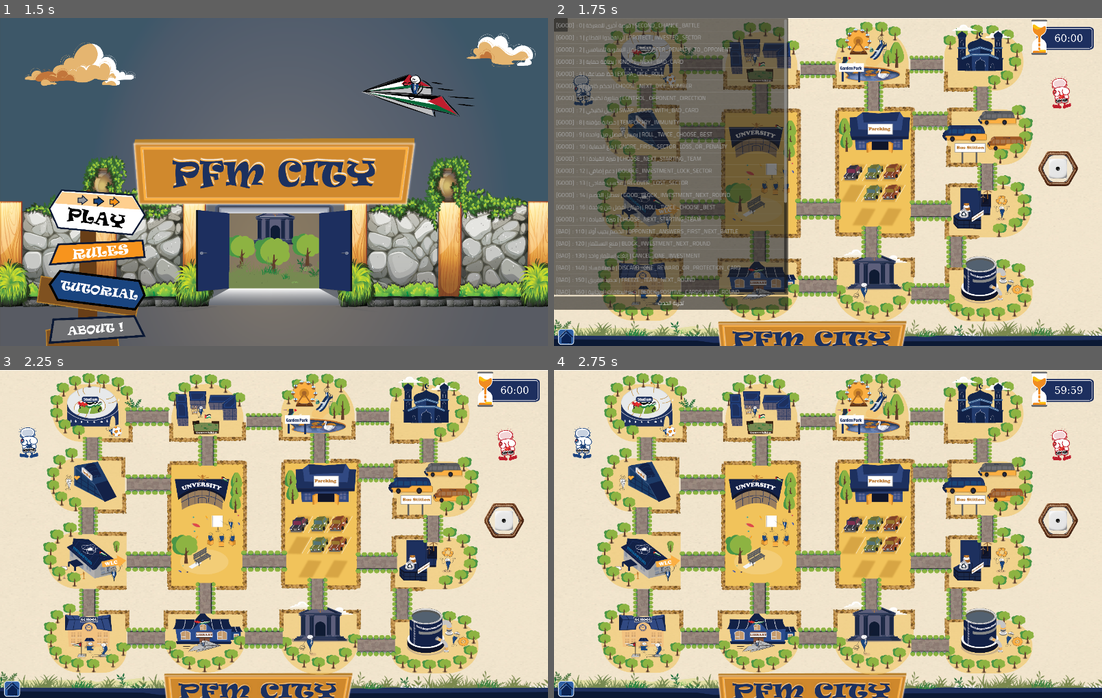
Above: before the commit, frames 1-4 (two rows, left to right).
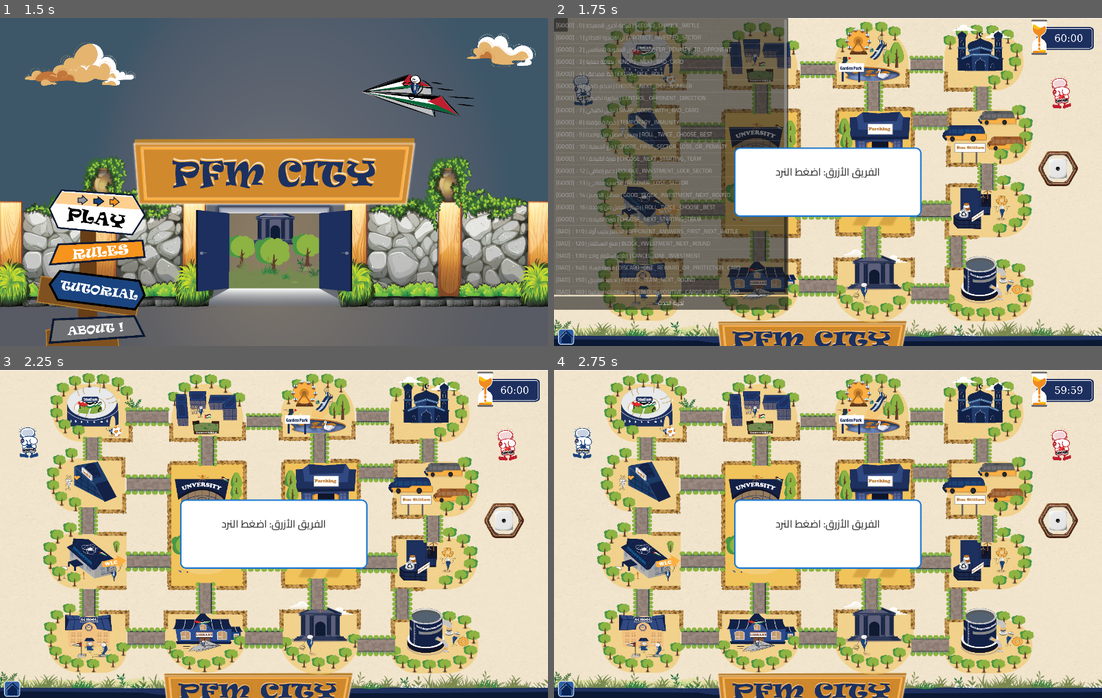
Above: after the commit, the same moments.

Repository: Ahmad-slh/pmf-city-origin
Game: Godot game, scene res://scenes/MainMenu.tscn
Two runs of this game, one before a commit and one after it. Both use one fixed random seed, a clock stepped at 60 frames per second and the inputs below.
Inputs (mouse positions are in pixels of both pictures, inside the frame that each line leads up to):
- Up to frame 1 (1.5 s): click (98, 211) at 0.5 s; click (98, 211) at 1.25 s
- Up to frame 2 (1.75 s): no input
- Up to frame 3 (2.25 s): click "تجربة الحدث" at 2 s
- Up to frame 4 (2.75 s): no input

Frame 1 is identical in both runs. In frame 2, 7.2% of the frame differs, in the area x 32-68%, y 39-61%; in frame 3, 7.2%; in frame 4, 7.2%.

Commit message:
Add opening roll-off, unify dice input locking, fix timers and card feedback
Opening roll-off to decide who starts:
- Add GameManager.reset_for_new_game(), called from MainMenu before the
  scene change. GameManager/GameManagerHelper are autoloads that survive
  change_scene_to_file, so a second game in the same session previously
  inherited the last game's current_team, round counters and effects.
- Add board.run_opening_roll_off(): each team clicks the dice in turn,
  higher roll starts. A tie re-rolls both teams, capped at 20 rounds.
- Announcement popups built in code on the _show_direction_popup pattern,
  team-coloured, showing both rolls; dismiss on click or after 3s.
- Add GameManager.set_active_turn_players() so the winner is applied
  without update_active_players()'s reduce_temporary_effects() side effect.

Unify dice input locking:
- Add a registration-based lock to GameManagerHelper: push_input_block /
  pop_input_block / is_input_locked, keyed on instance_id. Stale entries
  are pruned on read, so a popup freed without cleanup self-heals.
- board.is_dice_locked() is now the single check the dice consults; it
  combines is_any_card_open() with the registry. The three card nodes stay
  on is_any_card_open() rather than also registering, to avoid double
  blocking.
- Register the direction popup, all three ChooseDicePopup modes and the
  roll-off announcements. ChooseDicePopup releases in NOTIFICATION_PREDELETE,
  covering its three self-freeing paths from one place.
- The roll-off keeps a deliberate carve-out: the dice stays clickable
  inside the roll_off_accepting_click window only.
- Remove SectorQuestionCard.timer_running = false from _on_dice_rolled().
  It silently stopped the question timer on every roll; hide_card() already
  clears the flag before hiding, and the gate prevents rolling while a card
  is open. Replaced with a comment so it is not reintroduced.

Timer formatting:
- Add GameManagerHelper.format_mm_ss() and format_time_label() so every
  timer shares one definition, clamped to 99:59 and guarded against
  negatives.
- Point the main game timer and both question-card timers at them.
  The main timer keeps the bare MM:SS form: its hourglass is already a
  sprite, and the longer label overflows its fixed 800x250 box.

Direction popup arrows:
- Replace the left/right triangles with U+2190..U+2193. arial.ttf, the
  project default font, has no glyph for U+25C0 or U+25B6, so those two
  buttons rendered as hex tofu boxes.
- Guard _on_direction_chosen() against re-entry from a rapid double click.

Answer feedback on image-mode question cards:
- Show the result notification directly below the timer instead of
  replacing it, so the remaining time stays visible.
- On a wrong answer, tint the correct option zone green for 3s before the
  card flips. Cleared on reset so it cannot leak into the next question.

Co-Authored-By: Claude Opus 5 <noreply@anthropic.com>

Diff:
--- a/scripts/BoardBackground.gd
+++ b/scripts/BoardBackground.gd
@@ -54,6 +54,9 @@
 	game_timer.timeout.connect(_on_game_timer_timeout)
 	update_game_timer()
 	game_timer.start()
+
+	# قرعة البداية تحدد الفريق الذي يلعب أولا قبل أي دور عادي
+	board.run_opening_roll_off()
 
 
 
@@ -255,9 +258,10 @@
 
 func update_game_timer():
 
-	var minutes := remaining_seconds / 60
-	var seconds := remaining_seconds % 60
-	game_timer_label.text = "%02d:%02d" % [minutes, seconds]
+	# اعرض دائماً بصيغة MM:SS فقط — بدون ساعات
+	# ملاحظة: لا نضيف "⏳ الوقت:" هنا لأن الأيقونة موجودة أصلاً كصورة
+	# (TimerImage)، ولأن النص الأطول يفيض خارج الصندوق الأزرق
+	game_timer_label.text = GameManagerHelper.format_mm_ss(remaining_seconds)
 
 func end_game():
 
--- a/scripts/GameManager.gd
+++ b/scripts/GameManager.gd
@@ -167,6 +167,55 @@
 
 
 #-------------------------------------
+
+# ======================================================
+# اسم الدالة: reset_for_new_game
+# وظيفتها:
+# تصفير كل حالة اللعبة قبل بدء مباراة جديدة.
+#
+# GameManager و GameManagerHelper كلاهما autoload، فهما يبقيان
+# في الذاكرة بعد change_scene_to_file. بدون هذا التصفير تنتقل
+# حالة المباراة السابقة (الفريق الحالي، الجولات، التأثيرات)
+# إلى المباراة الجديدة في نفس الجلسة
+# ======================================================
+func reset_for_new_game() -> void:
+
+	current_team = Team.BLUE
+	core_team = Team.BLUE
+
+	total_rounds = 0
+	team_rounds = {
+		1: 0,
+		2: 0
+	}
+
+	g_is_battle = false
+	extra_turn_team = 0
+	g_team_clicks = 0
+
+	GameManagerHelper.team_effects.clear()
+
+	GameManagerHelper.effects_changed.emit(Team.BLUE)
+	GameManagerHelper.effects_changed.emit(Team.GREEN)
+
+
+# ======================================================
+# اسم الدالة: set_active_turn_players
+# وظيفتها:
+# تفعيل لاعب الفريق صاحب الدور دون أي أثر جانبي.
+#
+# update_active_players تنقص عدادات التأثيرات المؤقتة، وهو
+# سلوك مطلوب عند تبديل الأدوار لا عند تحديد البادئ في بداية
+# المباراة، فنفصل الجزء البصري وحده هنا
+# ======================================================
+func set_active_turn_players() -> void:
+
+	teams[Team.BLUE]["player"].set_active_turn(current_team == Team.BLUE)
+	teams[Team.GREEN]["player"].set_active_turn(current_team == Team.GREEN)
+
+	GameManagerHelper.effects_changed.emit(Team.BLUE)
+	GameManagerHelper.effects_changed.emit(Team.GREEN)
+
 
 func update_active_players() -> void:
 	teams[Team.BLUE]["player"].set_active_turn(current_team == Team.BLUE)
--- a/scripts/GameManagerHelper.gd
+++ b/scripts/GameManagerHelper.gd
@@ -782,3 +782,78 @@
 	team_effects[team_id][effect_type]["display_turns_left"] = turns
 
 	effects_changed.emit(team_id)
+
+
+# ======================================================
+# اسم الدالة: format_mm_ss
+# وظيفتها:
+# تنسيق موحّد للوقت بصيغة MM:SS لكل مؤقتات اللعبة
+# خانتان للدقائق وخانتان للثواني، بلا ساعات
+# ======================================================
+func format_mm_ss(total_seconds: int) -> String:
+
+	var clamped := clampi(total_seconds, 0, 99 * 60 + 59)
+
+	return "%02d:%02d" % [clamped / 60, clamped % 60]
+
+
+# ======================================================
+# اسم الدالة: format_time_label
+# وظيفتها:
+# النص الكامل الموحّد للمؤقتات: أيقونة ساعة + "الوقت:" + MM:SS
+# ======================================================
+func format_time_label(total_seconds: int) -> String:
+
+	return "⏳ الوقت: " + format_mm_ss(total_seconds)
+
+
+# ======================================================
+#   قفل التفاعل: منع رمي النرد أثناء أي تفاعل معلّق
+# ------------------------------------------------------
+# كل نافذة أو بطاقة تنتظر تفاعل اللاعب تسجّل نفسها هنا،
+# بدل أن يفحص النرد كل نافذة بالاسم. أي نافذة جديدة تحصل
+# على الحماية تلقائيا بمجرد استدعاء push_input_block.
+#
+# المفتاح هو instance_id، و is_input_locked تتجاهل وتحذف
+# أي عقدة حُرّرت دون تنظيف، فلا يبقى القفل عالقا للأبد
+# ======================================================
+var _input_blockers: Dictionary = {}
+
+
+func push_input_block(node: Node, reason: String = "") -> void:
+
+	if node == null:
+		return
+
+	_input_blockers[node.get_instance_id()] = reason
+
+
+func pop_input_block(node: Node) -> void:
+
+	if node == null:
+		return
+
+	_input_blockers.erase(node.get_instance_id())
+
+
+# تحذف المسجّلين المحرّرين ثم ترجع هل بقي أي مانع فعّال
+func is_input_locked() -> bool:
+
+	var stale: Array = []
+
+	for id in _input_blockers:
+		if not is_instance_valid(instance_from_id(id)):
+			stale.append(id)
+
+	for id in stale:
+		_input_blockers.erase(id)
+
+	return not _input_blockers.is_empty()
+
+
+# أسماء الموانع الفعّالة، للتشخيص والاختبار
+func active_input_blockers() -> Array:
+
+	is_input_locked()
+
+	return _input_blockers.values()
--- a/scripts/MainMenu.gd
+++ b/scripts/MainMenu.gd
@@ -118,6 +118,10 @@
 	_active_tweens.append(hold_tween)
 	await hold_tween.finished
 
+	# الـ autoload يبقى في الذاكرة بين المشاهد، فنصفّر حالة أي
+	# مباراة سابقة قبل الدخول إلى اللوحة
+	GameManager.reset_for_new_game()
+
 	get_tree().change_scene_to_file(GAME_SCENE_PATH)
 
 
--- a/scripts/board.gd
+++ b/scripts/board.gd
@@ -42,6 +42,21 @@
 }
 
 var main_ui = null
+
+# ======================================================
+#   قرعة البداية: كل فريق يرمي النرد، وصاحب الرقم الأعلى يبدأ
+# ------------------------------------------------------
+# roll_off_active يعطّل منطق الدور العادي داخل _on_dice_rolled
+# ويمنع رمي النرد أثناء عرض الإعلانات، بنفس أسلوب
+# is_any_card_open المستخدم في dice.gd
+# ======================================================
+signal roll_off_rolled(value)
+
+const ROLL_OFF_MAX_ROUNDS := 20
+
+var roll_off_active := false
+var roll_off_accepting_click := false
+var roll_off_value := 0
 
 # Called when the node enters the scene tree for the first time.
 func _ready() -> void:
@@ -134,6 +149,13 @@
 
 func _on_dice_rolled(value: int) -> void:
 	#print("START DICE")
+
+	# قرعة البداية تستهلك الرمية بنفسها، فلا نشغّل منطق الدور
+	if roll_off_active:
+		roll_off_value = value
+		roll_off_rolled.emit(value)
+		return
+
 	var team_id = GameManager.current_team
 	clear_sector_highlights()
 
@@ -144,8 +166,10 @@
 	if GoodEffects.use_choose_next_starting_team(current_team_id):
 		GameManagerHelper.remove_effect(current_team_id,GameManagerHelper.EffectType.CHOOSE_NEXT_STARTING_TEAM)
 
-	if SectorQuestionCard != null:
-		SectorQuestionCard.timer_running = false
+	# سابقا كان هنا SectorQuestionCard.timer_running = false، وهو
+	# سطر يوقف مؤقت السؤال عند كل رمية. لم يعد له داع:
+	# is_dice_locked يمنع الرمي أصلا ما دامت البطاقة معروضة،
+	# و hide_card توقف المؤقت بنفسها قبل أن تخفي البطاقة
 
 	var current_player = get_current_player()
 
@@ -253,6 +277,9 @@
 	add_child(layer)
 	direction_popup = layer
 
+	# تنتظر ضغطة اللاعب، فتقفل النرد حتى يختار اتجاها
+	GameManagerHelper.push_input_block(layer, "direction_popup")
+
 	var panel_size := Vector2(460, 300)
 	var screen_size: Vector2 = get_viewport().get_visible_rect().size
 
@@ -280,14 +307,171 @@
 
 	# الأزرار الأربعة موزعة على شكل صليب
 	var mid := panel_size.x / 2.0
-	_add_direction_button(panel, "▲", DIRECTION_UP,
+	# أسهم الاتجاهات: نستخدم U+2190..U+2193 لأن الخط arial.ttf
+	# لا يحتوي على مثلثي اليسار/اليمين (U+25C0 / U+25B6) فتظهر مربعات رموز
+	_add_direction_button(panel, "↑", DIRECTION_UP,
 		Vector2(mid - 55, 70), moving_team, steps, controller_team)
-	_add_direction_button(panel, "◀", DIRECTION_LEFT,
+	_add_direction_button(panel, "←", DIRECTION_LEFT,
 		Vector2(mid - 175, 160), moving_team, steps, controller_team)
-	_add_direction_button(panel, "▶", DIRECTION_RIGHT,
+	_add_direction_button(panel, "→", DIRECTION_RIGHT,
 		Vector2(mid + 65, 160), moving_team, steps, controller_team)
-	_add_direction_button(panel, "▼", DIRECTION_DOWN,
+	_add_direction_button(panel, "↓", DIRECTION_DOWN,
 		Vector2(mid - 55, 220), moving_team, steps, controller_team)
+
+
+# ======================================================
+# اسم الدالة: run_opening_roll_off
+# وظيفتها:
+# تدير قرعة البداية كاملة: كل فريق يضغط النرد بنفسه،
+# وصاحب الرقم الأعلى يبدأ. عند التعادل تعاد القرعة للفريقين
+# ======================================================
+func run_opening_roll_off() -> void:
+	roll_off_active = true
+
+	var winner := 0
+	var blue_roll := 0
+	var red_roll := 0
+	var round_index := 0
+
+	while winner == 0 and round_index < ROLL_OFF_MAX_ROUNDS:
+		round_index += 1
+
+		blue_roll = await _roll_off_wait_for_team(1)
+		red_roll = await _roll_off_wait_for_team(2)
+
+		if blue_roll > red_roll:
+			winner = 1
+		elif red_roll > blue_roll:
+			winner = 2
+		else:
+			await _show_roll_off_popup(
+				"تعادل! إعادة الرمي",
+				"%d — %d" % [blue_roll, red_roll],
+				0
+			)
+
+	# حماية من دورة لا تنتهي بسبب خطأ برمجي
+	if winner == 0:
+		push_warning("قرعة البداية لم تحسم بعد %d جولات، سيبدأ الفريق الأزرق" % ROLL_OFF_MAX_ROUNDS)
+		winner = 1
+
+	await _show_roll_off_popup(
+		_team_display_name(winner) + " سيبدأ اللعب",
+		"%d — %d" % [blue_roll, red_roll],
+		winner
+	)
+
+	# تسليم اللعب: نضبط الفريق البادئ دون إنقاص أي تأثيرات مؤقتة
+	roll_off_active = false
+	roll_off_accepting_click = false
+
+	GameManager.current_team = winner
+	GameManager.set_active_turn_players()
+	update_turn_label(winner)
+	GameManager.turn_changed.emit(winner)
+
+
+# ينتظر ضغطة الفريق على النرد ويرجع النتيجة
+func _roll_off_wait_for_team(team_id: int) -> int:
+	await _show_roll_off_popup(
+		_team_display_name(team_id) + ": اضغط النرد",
+		"",
+		team_id
+	)
+
+	# الآن فقط يقبل النرد الضغط
+	roll_off_accepting_click = true
+	var value: int = await roll_off_rolled
+	roll_off_accepting_click = false
+
+	return value
+
+
+# ======================================================
+# اسم الدالة: _show_roll_off_popup
+# وظيفتها:
+# إعلان مبني بالكود على نمط _show_direction_popup.
+# يغلق بالضغط أو تلقائيا بعد ثلاث ثوان
+# ======================================================
+const ROLL_OFF_POPUP_SECONDS := 3.0
+
+func _show_roll_off_popup(title_text: String, score_text: String, team_id: int) -> void:
+	var layer := CanvasLayer.new()
+	layer.layer = 130
+	add_child(layer)
+
+	# الإعلان نفسه مانع كبقية النوافذ. استثناء القرعة في dice.gd
+	# يخص نافذة "اضغط النرد" وحدها، وهي لحظة لا إعلان فيها
+	GameManagerHelper.push_input_block(layer, "roll_off_popup")
+
+	var panel_size := Vector2(540, 260 if score_text != "" else 200)
+	var screen_size: Vector2 = get_viewport().get_visible_rect().size
+
+	var panel := Panel.new()
+	panel.size = panel_size
+	panel.position = (screen_size - panel_size) / 2.0
+
+	var style := StyleBoxFlat.new()
+	style.bg_color = Color("#FFFFFF")
+	style.set_border_width_all(4)
+	if team_id == 1:
+		style.border_color = Color("#1976D2")
+	elif team_id == 2:
+		style.border_color = Color("#D32F2F")
+	else:
+		style.border_color = Color("#8A8A8A")
+	style.set_corner_radius_all(16)
+	panel.add_theme_stylebox_override("panel", style)
+
+	layer.add_child(panel)
+
+	var title := Label.new()
+	title.text = title_text
+	title.size = Vector2(panel_size.x - 40, 60)
+	title.position = Vector2(20, 40)
+	title.horizontal_alignment = HORIZONTAL_ALIGNMENT_CENTER
+	title.vertical_alignment = VERTICAL_ALIGNMENT_CENTER
+	title.add_theme_font_size_override("font_size", 30)
+	title.add_theme_color_override("font_color", Color("#1F1F1F"))
+	panel.add_child(title)
+
+	if score_text != "":
+		var score := Label.new()
+		score.text = score_text
+		score.size = Vector2(panel_size.x - 40, 70)
+		score.position = Vector2(20, 120)
+		score.horizontal_alignment = HORIZONTAL_ALIGNMENT_CENTER
+		score.vertical_alignment = VERTICAL_ALIGNMENT_CENTER
+		score.add_theme_font_size_override("font_size", 44)
+		score.add_theme_color_override("font_color", Color("#1F1F1F"))
+		panel.add_child(score)
+
+	# زر شفاف يغطي اللوحة كلها ليغلقها بالضغط
+	var dismiss := Button.new()
+	dismiss.flat = true
+	dismiss.size = panel_size
+	dismiss.position = Vector2.ZERO
+	panel.add_child(dismiss)
+
+	# لامبدا GDScript تلتقط المتغيرات المحلية بالنسخة لا بالمرجع،
+	# فنستخدم قاموسا (نوع مرجعي) حتى يصل التغيير إلى هذه الدالة
+	var state := {"done": false}
+
+	dismiss.pressed.connect(func() -> void:
+		state["done"] = true
+	)
+
+	var timer := get_tree().create_timer(ROLL_OFF_POPUP_SECONDS)
+	timer.timeout.connect(func() -> void:
+		state["done"] = true
+	)
+
+	while not state["done"]:
+		await get_tree().process_frame
+
+	if is_instance_valid(layer):
+		GameManagerHelper.pop_input_block(layer)
+		layer.queue_free()
 
 
 func _add_direction_button(
@@ -316,9 +500,15 @@
 	steps: int,
 	controller_team: int
 ) -> void:
-	if direction_popup != null and is_instance_valid(direction_popup):
-		direction_popup.queue_free()
-		direction_popup = null
+	# النافذة مغلقة أصلاً: تجاهل النقر المكرر على أكثر من سهم
+	if direction_popup == null or not is_instance_valid(direction_popup):
+		return
+
+	# نحرّر القفل فورا: queue_free مؤجّل فتبقى العقدة صالحة هذا الإطار
+	GameManagerHelper.pop_input_block(direction_popup)
+
+	direction_popup.queue_free()
+	direction_popup = null
 
 	_clear_direction_effects(moving_team, controller_team)
 
@@ -507,6 +697,23 @@
 # الفحص يقرأ visible مباشرة بدل تتبع حالة منفصلة، فلا يمكن
 # أن تختل المزامنة لو أغلقت بطاقة من مسار لم نتوقعه
 # ======================================================
+# ======================================================
+# اسم الدالة: is_dice_locked
+# وظيفتها:
+# نقطة الفحص الوحيدة التي يستعملها النرد.
+#
+# البطاقات الثلاث تُفحص عبر is_any_card_open كما كانت، ولا
+# تسجّل نفسها في سجل الموانع حتى لا تُحجب مرتين. أما النوافذ
+# المبنية بالكود والمشاهد المنبثقة فتسجّل نفسها في السجل
+# ======================================================
+func is_dice_locked() -> bool:
+
+	if is_any_card_open():
+		return true
+
+	return GameManagerHelper.is_input_locked()
+
+
 func is_any_card_open() -> bool:
 	if is_instance_valid(SectorQuestionCard) and SectorQuestionCard.visible:
 		return true
--- a/scripts/choose_dice_popup.gd
+++ b/scripts/choose_dice_popup.gd
@@ -26,8 +26,21 @@
 signal dice_value_selected(value: int)
 
 
+# نقطة تحرير واحدة مهما كان سبب إغلاق النافذة
+func _notification(what: int) -> void:
+	if what == NOTIFICATION_PREDELETE:
+		if is_instance_valid(GameManagerHelper):
+			GameManagerHelper.pop_input_block(self)
+
+
 # Called when the node enters the scene tree for the first time.
 func _ready() -> void:
+	# النافذة بأوضاعها الثلاثة تنتظر ضغطة اللاعب، فتقفل النرد.
+	# التحرير يتم في NOTIFICATION_PREDELETE ليغطي مسارات
+	# الإغلاق الثلاثة (_select_value و _select_two_rolls_value
+	# و _select_choos_first) من مكان واحد
+	GameManagerHelper.push_input_block(self, "choose_dice_popup")
+
 	choose_number_panel.visible = false
 	two_rolls_panel.visible = false
 	choos_first.visible = false
--- a/scripts/dice.gd
+++ b/scripts/dice.gd
@@ -32,16 +32,24 @@
 		return
 
 	# ------------------------------------------------------
-	# لا يرمى النرد ما دامت بطاقة معروضة على الشاشة:
-	# سؤال قطاع، أو سؤال معركة، أو بطاقة حدث شارع،
-	# أو نافذة اختيار من يجيب في المعركة.
+	# لا يرمى النرد ما دام أي تفاعل معلّقا على الشاشة:
+	# بطاقة سؤال أو حدث، أو أي نافذة تنتظر ضغطة اللاعب.
 	#
 	# الفحص هنا وليس في _on_input_event فقط، حتى يشمل أي
 	# استدعاء آخر للدالة مستقبلا وليس ضغطة الفأرة وحدها
 	# ------------------------------------------------------
-	if board != null and board.is_any_card_open():
-		print("لا يمكن رمي النرد أثناء عرض بطاقة")
-		return
+	if board != null:
+
+		# استثناء مقصود: قرعة البداية تحتاج النرد قابلا للضغط
+		# داخل نافذة "دور هذا الفريق ليرمي" وحدها
+		if board.roll_off_active:
+			if not board.roll_off_accepting_click:
+				print("لا يمكن رمي النرد الآن أثناء قرعة البداية")
+				return
+
+		elif board.is_dice_locked():
+			print("لا يمكن رمي النرد أثناء وجود تفاعل معلّق")
+			return
 
 	is_rolling = true
 
--- a/scripts/sector_question_card.gd
+++ b/scripts/sector_question_card.gd
@@ -138,11 +138,7 @@
 
 	time_left -= delta
 
-	var minutes = int(time_left) / 60
-	var seconds = int(time_left) % 60
-	timer_label.text = "⏳ الوقت: %02d:%02d" % [minutes, seconds]
-
-	#timer_label.text = "⏳ الوقت: " + str(ceil(time_left))
+	timer_label.text = GameManagerHelper.format_time_label(int(time_left))
 
 	if time_left <= 0:
 		timer_running = false
@@ -177,8 +173,10 @@
 const OVERLAY_TOP := 0.01
 const OVERLAY_TIMER_BOTTOM := 0.098
 
-# النتيجة قد تكون سطرين، فتأخذ ارتفاعا أكبر من نفس النقطة العليا
-const OVERLAY_RESULT_BOTTOM := 0.126
+# النتيجة تجلس مباشرة تحت المؤقت بدل أن تحل محله،
+# حتى يبقى الوقت ظاهرا مع إشعار الإجابة في نفس المنطقة
+const OVERLAY_RESULT_TOP := 0.104
+const OVERLAY_RESULT_BOTTOM := 0.208
 
 var _overlay_timer: Label = null
 var _overlay_result: Label = null
@@ -230,7 +228,7 @@
 	_overlay_timer.name = "OverlayTimer"
 	texture_rect.add_child(_overlay_timer)
 
-	_overlay_result = _make_overlay_label(54, OVERLAY_TOP, OVERLAY_RESULT_BOTTOM)
+	_overlay_result = _make_overlay_label(54, OVERLAY_RESULT_TOP, OVERLAY_RESULT_BOTTOM)
 	_overlay_result.name = "OverlayResult"
 	texture_rect.add_child(_overlay_result)
 
@@ -252,9 +250,9 @@
 
 	var has_result: bool = result_label.visible and result_label.text != ""
 
-	# النتيجة تحل محل المؤقت في نفس الموضع، فيظهر عنصر واحد في كل مرة
+	# المؤقت يبقى ظاهرا، وإشعار النتيجة يظهر تحته مباشرة
 	_overlay_timer.text = timer_label.text
-	_overlay_timer.visible = not has_result and timer_label.text != ""
+	_overlay_timer.visible = timer_label.text != ""
 
 	_overlay_result.text = result_label.text
 	_overlay_result.visible = has_result
@@ -350,6 +348,78 @@
 const OPTION_ZONE_HOVER_INSET_H := 100.0
 
 
+# ======================================================
+# إبراز الإجابة الصحيحة بعد إجابة خاطئة
+# ------------------------------------------------------
+# مناطق الضغط شفافة بالكامل عمدا، فنمنح منطقة الإجابة
+# الصحيحة وحدها نمطا أخضر مرئيا لمدة قصيرة، ثم نعيدها
+# شفافة كما كانت قبل قلب البطاقة
+# ======================================================
+const CORRECT_HIGHLIGHT_SECONDS := 3.0
+
+var _highlighted_zone: Button = null
+
+
+func _make_correct_zone_style() -> StyleBoxFlat:
+	var style := StyleBoxFlat.new()
+
+	style.bg_color = Color(0.16, 0.68, 0.27, 0.45)
+	style.border_color = Color(0.05, 0.45, 0.13, 0.95)
+	style.set_border_width_all(4)
+
+	# نفس إدخال نمط المرور حتى يبقى الإبراز داخل رسم البطاقة
+	style.expand_margin_left = -OPTION_ZONE_HOVER_INSET_H
+	style.expand_margin_right = -OPTION_ZONE_HOVER_INSET_H
+	style.expand_margin_top = -OPTION_ZONE_HOVER_INSET_V
+	style.expand_margin_bottom = -OPTION_ZONE_HOVER_INSET_V
+
+	var card_height: float = texture_rect.size.y
+	if card_height <= 0.0:
+		card_height = 2059.0
+
+	var row_height: float = card_height * OPTION_ZONE_HEIGHT
+	var radius: int = int((row_height - OPTION_ZONE_HOVER_INSET_V * 2.0) * 0.5)
+	style.set_corner_radius_all(max(radius, 8))
+
+	return style
+
+
+# يبرز منطقة الإجابة الصحيحة، ويرجع true إذا تم الإبراز فعلا
+func _highlight_correct_option_zone() -> bool:
+	if not uses_card_image:
+		return false
+
+	var correct_index: int = int(current_question.get("correct_index", -1))
+	if correct_index < 0 or correct_index >= option_buttons.size():
+		return false
+
+	_highlighted_zone = option_buttons[correct_index]
+
+	# الزر معطل بعد الإجابة، فنمط disabled هو الظاهر فعليا
+	var style := _make_correct_zone_style()
+	for style_name in ["normal", "pressed", "focus", "disabled", "hover"]:
+		_highlighted_zone.add_theme_stylebox_override(style_name, style)
+
+	return true
+
+
+func _clear_correct_zone_highlight() -> void:
+	if _highlighted_zone == null or not is_instance_valid(_highlighted_zone):
+		_highlighted_zone = null
+		return
+
+	for style_name in ["normal", "pressed", "focus", "disabled"]:
+		_highlighted_zone.add_theme_stylebox_override(
+			style_name, _make_option_zone_style()
+		)
+
+	_highlighted_zone.add_theme_stylebox_override(
+		"hover", _make_option_zone_hover_style()
+	)
+
+	_highlighted_zone = null
+
+
 func _make_option_zone_hover_style() -> StyleBox:
 	var style := StyleBoxFlat.new()
 
@@ -752,6 +822,9 @@
 	else:
 		result_label.text = "❌ إجابة خاطئة"
 		result_label.add_theme_color_override("font_color", Color(0.281, 0.0, 0.015, 1.0))
+
+		# إجابة خاطئة فقط: أظهر للاعب أين كانت الإجابة الصحيحة
+		_highlight_correct_option_zone()
 
 				# تكبير الخط
 		result_label.add_theme_font_size_override("font_size", 26)
@@ -1201,9 +1274,7 @@
 	time_left = 30.0
 	timer_running = true
 
-	var minutes := int(time_left) / 60
-	var seconds := int(time_left) % 60
-	timer_label.text = "⏳ الوقت: %02d:%02d" % [minutes, seconds]
+	timer_label.text = GameManagerHelper.format_time_label(int(time_left))
 
 
 func hide_rolle_control() -> void:
@@ -1305,6 +1376,7 @@
 
 	# نبدأ من الوضع النصي، و _apply_question_visuals يفعّل الصورة إن وجدت
 	uses_card_image = false
+	_clear_correct_zone_highlight()
 	_set_option_zones_visible(false)
 
 	enable_answer_buttons()
@@ -1327,6 +1399,12 @@
 	# ------------------------------------------------------
 	await get_tree().create_timer(RESULT_HOLD_SECONDS).timeout
 
+	# إجابة خاطئة على بطاقة صورة: امنح اللاعب وقتا ليرى الإجابة
+	# الصحيحة مبرزة قبل أن تنقلب البطاقة
+	if _highlighted_zone != null:
+		await get_tree().create_timer(CORRECT_HIGHLIGHT_SECONDS).timeout
+		_clear_correct_zone_highlight()
+
 	texture_rect.pivot_offset = texture_rect.size / 2.0
 
 	# -------------------------------------------
